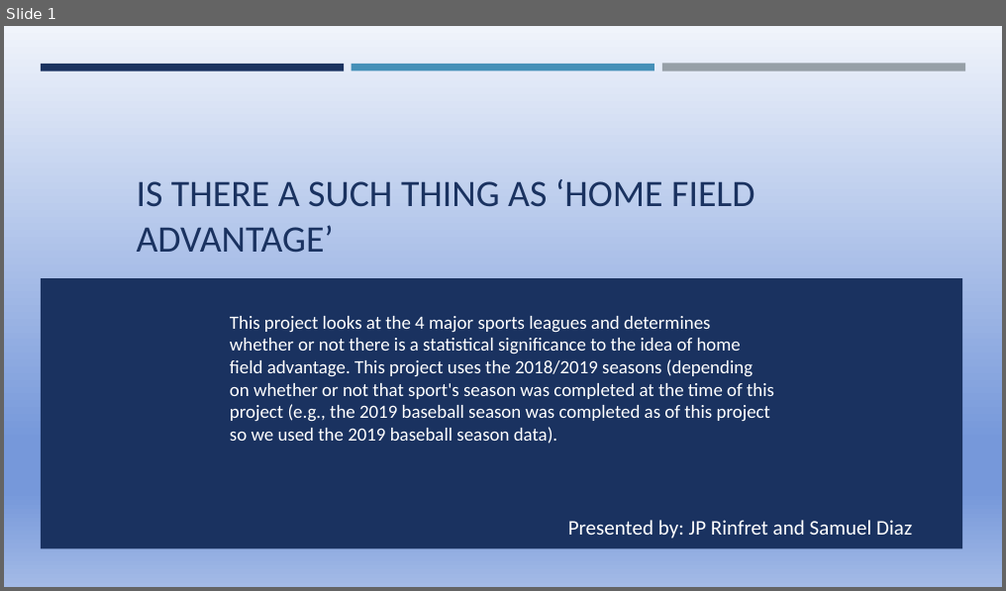
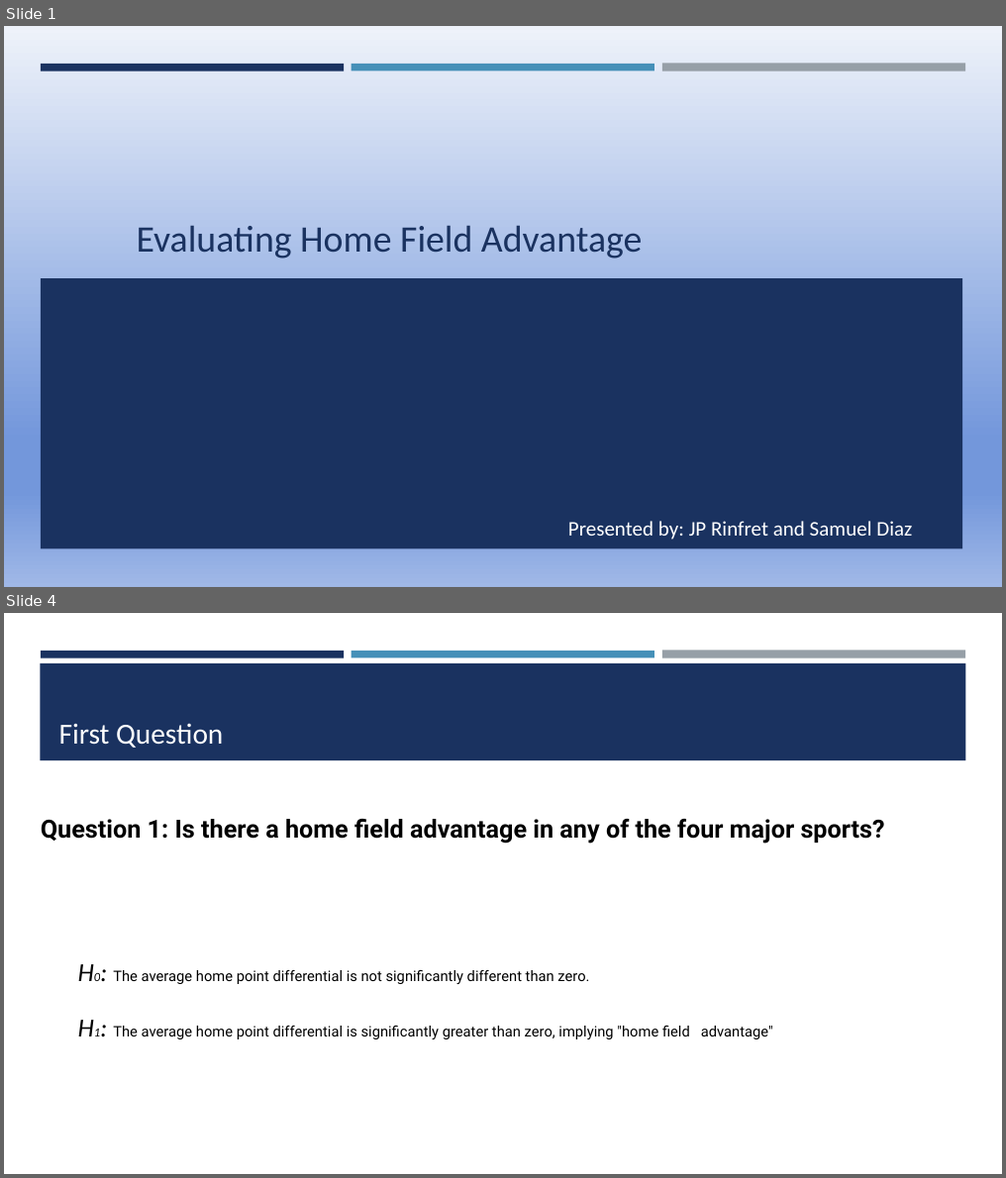
Before and after one commit to jprinfret/home_field_advantage, a slide deck: Presentation1.pptx. Shown one above the other, each under a label of ours: slide 1 before the commit, slides 1 and 4 after it; the slides between them are not shown. The pictures are 1006x591 and 1006x1178 pixels, drawn with LibreOffice and Linux fonts; fonts in the diff are those of the drawing. Boxes give left, top, right and bottom in pixels: in the first picture for what was removed or moved away, otherwise in the second. Text is boxed around its words. In the diff, an @@ line names an element or a change of style, - is before the commit and + after.

```diff
--- a/Presentation1.pptx
+++ b/Presentation1.pptx
@@ slide 4 added at (4,613,1002,1174), background #FFFFFF; not listed: 3 template elements that a slide beside it also shows @@
@@ rectangle added at (40,663,966,761), fill #1A3260 @@
@@ title added at (59,723,223,748), 28 pt, text #FFFFFF @@
+First Question
@@ text added at (41,819,885,1040), 14 pt, text #000000 @@
+Question 1: Is there a home field advantage in any of the four major sports?
+H0: The average home point differential is not significantly different than zero.
+H1: The average home point differential is significantly greater than zero, implying "home field advantage"
@@ slide 1 changed as well @@
@@ background gradient #F0F4FB to #7698DA to #A3BAE6 to gradient #EEF2FA to #7397DB to #A0B8E7 @@
@@ title at (137,226,642,259): text changed @@
-IS THERE A SUCH THING AS ‘HOME FIELD ADVANTAGE’
+Evaluating Home Field Advantage
@@ text removed at (230,316,774,444) @@
-This project looks at the 4 major sports leagues and determines whether or not there is a statistical significance to the idea of home field advantage. This project uses the 2018/2019 seasons (depending on whether or not that sport's season was completed at the time of this project (e.g., the 2019 baseball season was completed as of this project so we used the 2019 baseball season data).
```
Also in this commit, not shown: 3 other slides changed, 10 other slides added, 4 slides removed, 2 other files.
